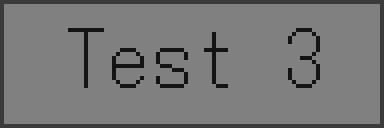
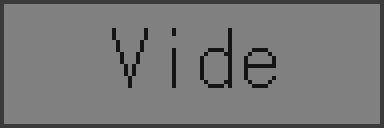
Layers edited between the first and the second 384 x 128 image:
renamed "Test 3" to "Vide", painted on it over 68, 28, 320, 88
